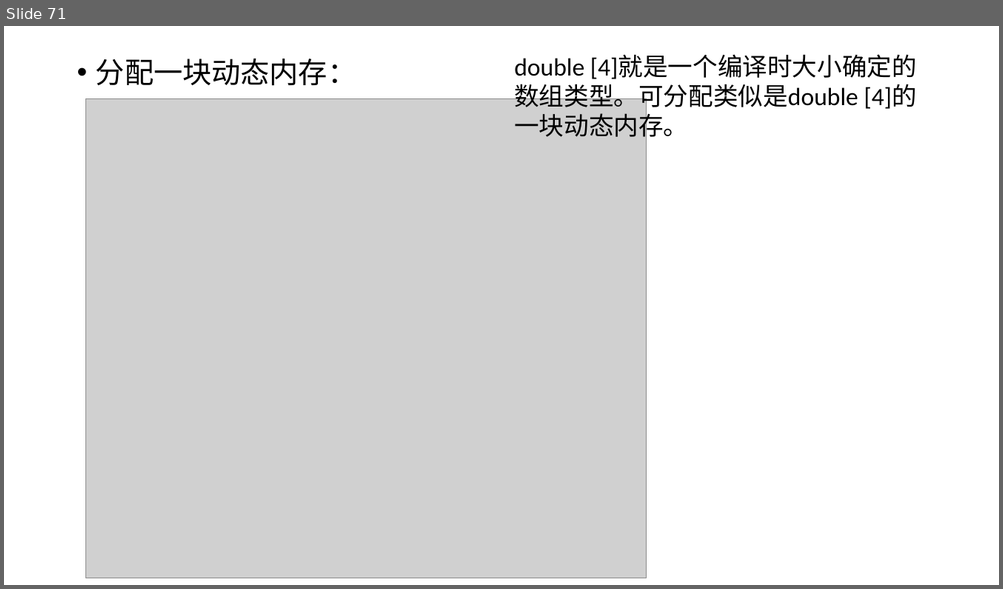
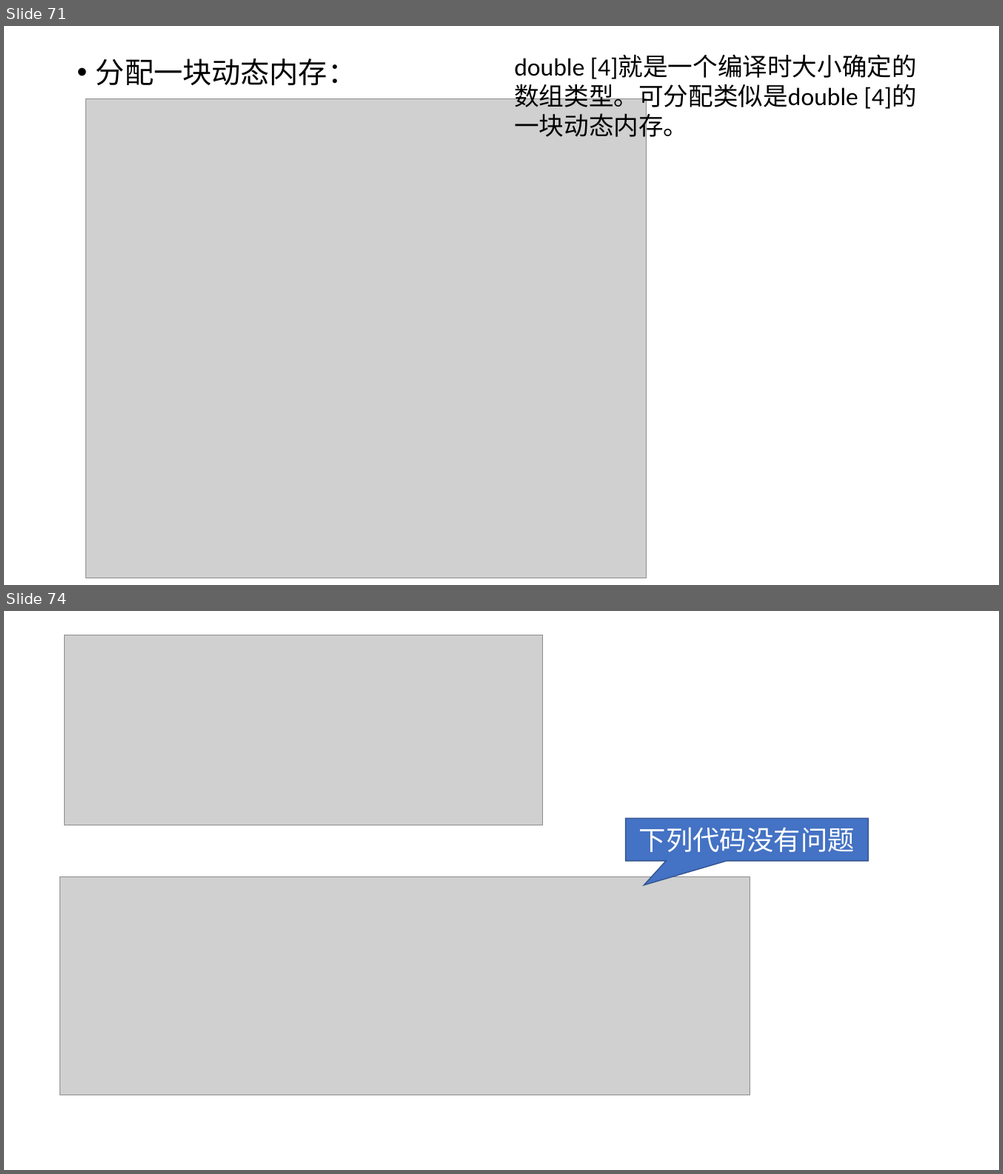
Before and after one commit to hwdong-net/cplusplus17, a slide deck: ppt/第5章 复合类型.pptx. Shown one above the other, each under a label of ours: slide 71 before the commit, slides 71 and 74 after it; the slides between them are not shown. The pictures are 1003x589 and 1003x1174 pixels, drawn with LibreOffice and Linux fonts; fonts in the diff are those of the drawing; grey boxes stand for pictures. Boxes give left, top, right and bottom in pixels: in the first picture for what was removed or moved away, otherwise in the second. Text is boxed around its words. In the diff, an @@ line names an element or a change of style, - is before the commit and + after.

```diff
--- a/ppt/第5章 复合类型.pptx
+++ b/ppt/第5章 复合类型.pptx
@@ slide 74 added at [4, 611, 999, 1170], background #FFFFFF @@
@@ picture added at [65, 635, 543, 825] @@
@@ speech box added at [626, 818, 868, 861], fill #4472C4, outline #325491 1 pt, 26 pt, text #FFFFFF @@
+下列代码没有问题
@@ picture added at [60, 877, 750, 1096] @@
```
Also in this commit, not shown: 29 other slides added.
